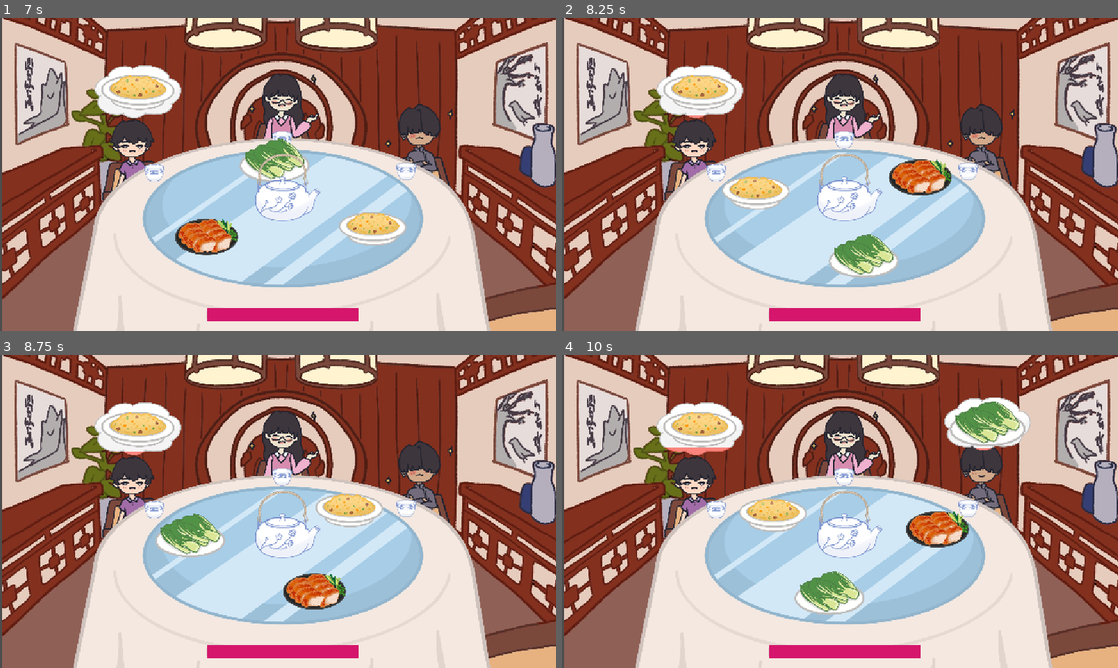
Above: before the commit, frames 1-4 (two rows, left to right).
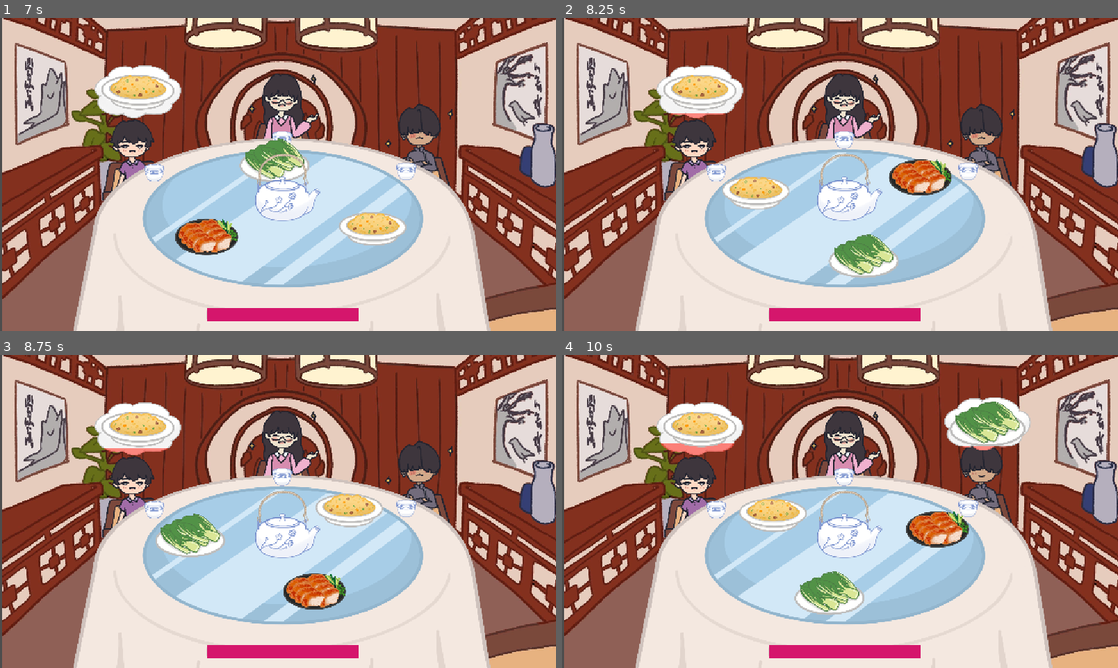
Above: after the commit, the same moments.

Repository: game-dev-besties/lupe_game
Game: Godot game, scene res://scenes/main_menu.tscn
Same seed, same stepped clock (60 frames per second), same inputs: the game is played once before the commit and once after it.
Inputs (mouse positions are in pixels of both pictures, inside the frame that each line leads up to):
- Up to frame 1 (7 s): tap Enter (ui_accept) at 0.5, 0.77, 1.25, 2, 2.75, 5.75, 6.5 s; move the mouse to (250, 237) at 0.52 s; hold Right (ui_right) 0.53-1.25 s; click (250, 237) at 0.67 s; drag from (444, 221) to (250, 237) at 1.27 s; move the mouse to (111, 127) at 2.02 s; hold Left (ui_left) 2.03-2.75 s; drag from (305, 174) to (111, 127) at 2.77 s; click "SKIP" at 3.5 s; click "SKIP" at 4.25 s; drag from (283, 196) to (405, 168) at 5.02 s; drag from (378, 208) to (155, 168) at 5.77 s; move the mouse to (233, 249) at 6.52 s; hold Right (ui_right) from 6.53 s (still down); click (233, 249) at 6.67 s
- Up to frame 2 (8.25 s): release Right (ui_right) at 7.25 s; drag from (890, 165) to (728, 190) at 7.27 s; move the mouse to (812, 237) at 8.02 s; hold Right (ui_right) from 8.03 s (still down)
- Up to frame 3 (8.75 s): keep holding Right (ui_right); tap Enter (ui_accept) at 8.27 s
- Up to frame 4 (10 s): release Right (ui_right) at 8.75 s; drag from (1006, 558) to (717, 505) at 8.77 s; move the mouse to (673, 464) at 9.52 s; hold Space (brake) from 9.53 s (still down)

Frame 1 is identical in both runs. In frame 2, less than 0.1% of the frame differs, in the area x 19-30%, y 30-32%; in frame 3, 0.1%; in frame 4, 0.2%, in the area x 17-81%, y 28-30%.

Commit message:
Tea Modifier

Diff:
--- a/scripts/1LevelManager.gd
+++ b/scripts/1LevelManager.gd
@@ -17,7 +17,7 @@
 			{"name": "mother1", "desire": "rice", "timer": 1.5, "sound": preload("res://assets/sfx/girlhum.mp3")},
 			{"name": "father1", "desire": "rice", "timer": 1, "sound": preload("res://assets/sfx/girlhum.mp3")},
 		],
-		"modifiers" : [],
+		"modifiers" : ["tea"],
 		"cutscene_path": "res://scenes/cutscene.tscn",
 		"hunger_timer": 2.0,
 	},
--- a/scripts/npc.gd
+++ b/scripts/npc.gd
@@ -9,17 +9,27 @@
 const GET_HUNGRY_PROBABILITY = 0.2
 var TIME_BETWEEN_HUNGRY_CHECKS_SECONDS = 3.0
 const TIME_BETWEEN_HEALTH_DAMAGE_SECONDS = 5.0
+const TIME_BETWEEN_TEA_CHECKS_SECONDS = 3.0
+const DRINK_TEA_PROBABILITY = 0.4
+
 var satiation: float = MAX_SATIATION
 var check_hungry_timer: float = TIME_BETWEEN_HUNGRY_CHECKS_SECONDS
 var take_damage_timer: float = TIME_BETWEEN_HEALTH_DAMAGE_SECONDS
 var desired_item_name: String
 var consumption_timer: float
+var tea_check_timer: float = TIME_BETWEEN_TEA_CHECKS_SECONDS
 var current_state: String = "happy"
 var happy_animation: String
 var neutral_animation: String
 var unhappy_animation: String
 var placement_angle: float
-var hunger_diminish_rate: float = 2
+var hunger_diminish_rates = {
+	Teacup.Fullness.EMPTY: 6.0,
+	Teacup.Fullness.HALF: 2.0,
+	Teacup.Fullness.FULL: 1.0,
+	"default": 3.0,
+}
+var hunger_diminish_rate: float = hunger_diminish_rates[Teacup.Fullness.EMPTY]
 var turn_red_rate: float = 0.05
 var max_redness: float = 0.5
 var spawn_position: Vector2
@@ -46,6 +56,11 @@
 	unhappy_animation = self.name + "_unhappy"
 	var humm: AudioStreamPlayer2D = get_node("hum")
 	humm.stream = data.get("sound")
+	if modifiers.has("tea"):
+		hunger_diminish_rate = hunger_diminish_rates[Teacup.Fullness.EMPTY]
+	else:
+		hunger_diminish_rate = hunger_diminish_rates["default"]
+
 func _ready():
 	modifiers = LevelManager.get_current_level_data().get("modifiers")
 	spawn_position = position
@@ -71,7 +86,20 @@
 		current_state = "starving"
 		sprite.modulate.s = max_redness
 		update_emotion()
-		# If the current state is "happy", we might randomly decide to change to "neutral"
+
+	# If the NPC has a teacup, check its state
+	if my_teacup and modifiers.has("tea"):
+		# Update teacup timer
+		if tea_check_timer > 0:
+			tea_check_timer -= delta
+		else:
+			print("Can Drink Tea")
+			if my_teacup.fullness != Teacup.Fullness.EMPTY and randf() < DRINK_TEA_PROBABILITY:
+				print("Drinking Tea!")
+				my_teacup.drink()
+			tea_check_timer = TIME_BETWEEN_TEA_CHECKS_SECONDS
+
+	# If the current state is "happy", we might randomly decide to change to "neutral"
 	if current_state == "happy":
 		if check_hungry_timer > 0:
 			check_hungry_timer -= delta
@@ -200,8 +228,8 @@
 
 func on_teacup_state_changed(new_state: Teacup.Fullness):
 	#print(name + "'s teacup is now: " + Teacup.Fullness.keys()[new_state])
-	if new_state == Teacup.Fullness.FULL:
-		print(name + " is happy about the tea!")
+	if modifiers.has("tea"):
+		hunger_diminish_rate = hunger_diminish_rates[new_state]
 
 func look_for_dish():
 	var spinningthing = game_object.get_node("spinningthing")
--- a/scripts/teacup.gd
+++ b/scripts/teacup.gd
@@ -17,7 +17,21 @@
 func fill():
 	if fullness < Fullness.FULL:
 		fillnoise.play()
-		fullness += 2
+		fullness = Fullness.FULL
+		update_texture()
+		if owner_npc:
+			owner_npc.on_teacup_state_changed(fullness)
+
+func drink():
+	if fullness == Fullness.FULL:
+		fillnoise.play()
+		fullness = Fullness.HALF
+		update_texture()
+		if owner_npc:
+			owner_npc.on_teacup_state_changed(fullness)
+	elif fullness == Fullness.HALF:
+		fillnoise.play()
+		fullness = Fullness.EMPTY
 		update_texture()
 		if owner_npc:
 			owner_npc.on_teacup_state_changed(fullness)
Not shown: 1 places in scenes/NPC.tscn that only renumber resources
Not shown: 1 places in scenes/cutscene.tscn that only renumber resources
